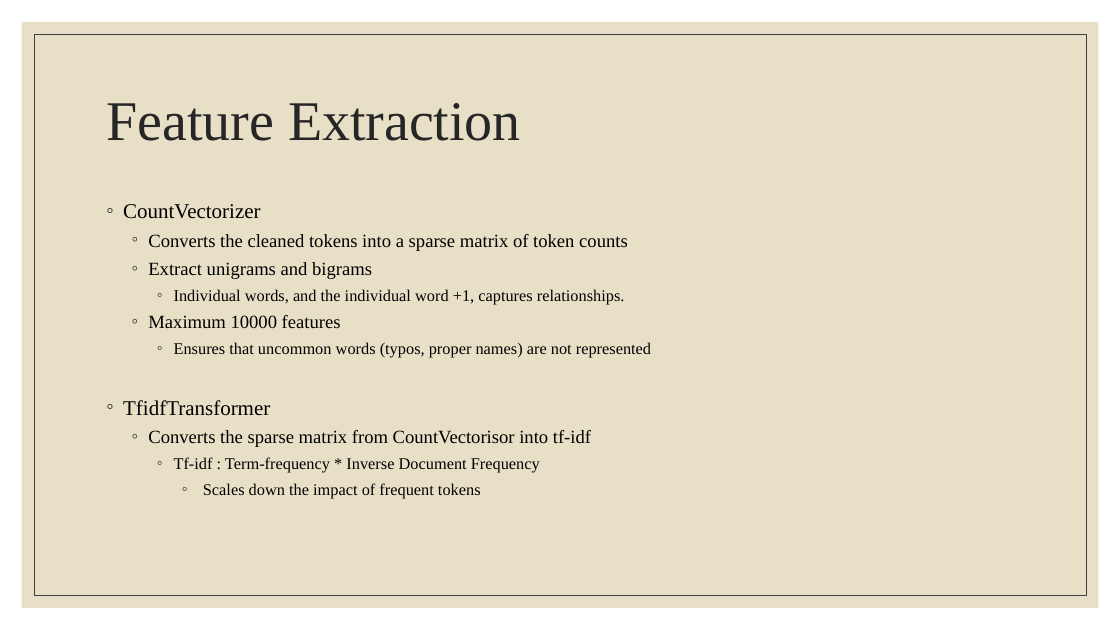
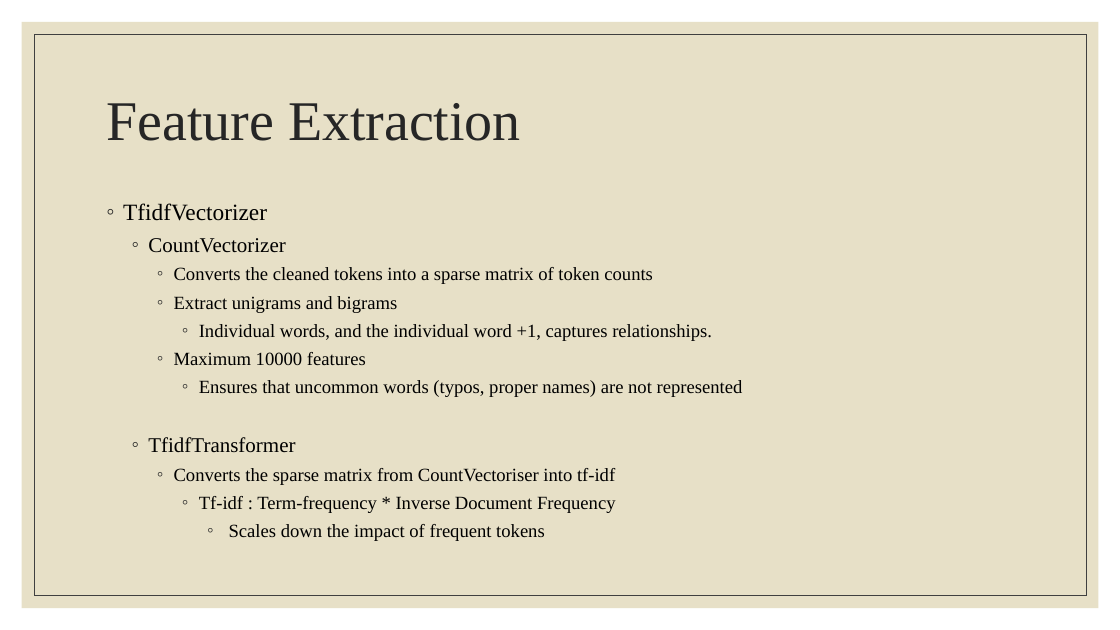
Before and after one commit to m-mcdougall/Capstone-DATS6501, a slide deck: slide 14 of Capstone Presentation.pptx. Drawn at 1120x630 pixels with LibreOffice and Linux fonts; fonts in the diff are those of the drawing. Boxes give left, top, right and bottom in pixels: in the first picture for what was removed or moved away, otherwise in the second. Text is boxed around its words. In the diff, an @@ line names an element or a change of style, - is before the commit and + after.

Commit message:
Tfidf comparison

```diff
--- a/Capstone Presentation.pptx
+++ b/Capstone Presentation.pptx
@@ text at <box>123,203,267,221</box>: paragraph added @@
+◦ TfidfVectorizer
@@ text at <box>148,238,743,541</box>: size 14 to 16 pt in "Individual words, and the individual word +1, ...", "Ensures that uncommon words (typos, proper names) ...", "Tf-idf : Term-frequency * Inverse Document Frequency", "Scales down the impact of frequent tokens"; list level 1 to 2 in "CountVectorizer"; list level 2 to 3 in "Converts the cleaned tokens into ..."; list level 2 to 3 in "Extract unigrams and bigrams"; list level 3 to 4 in "Individual words, and the individual ..."; list level 2 to 3 in "Maximum 10000 features"; list level 3 to 4 in "Ensures that uncommon words (typos, ..."; list level 1 to 2 in "TfidfTransformer"; list level 3 to 4 in "Tf-idf : Term-frequency * Inverse ..."; list level 4 to 5 in "Scales down the impact of ..." @@
@@ text at <box>174,468,615,485</box>: text changed @@
-  ◦ Converts the sparse matrix from CountVectorisor into tf-idf
+    ◦ Converts the sparse matrix from CountVectoriser into tf-idf
```
Also in this commit, not shown: 3 other slides changed, 2 slides added, 1 other file.
